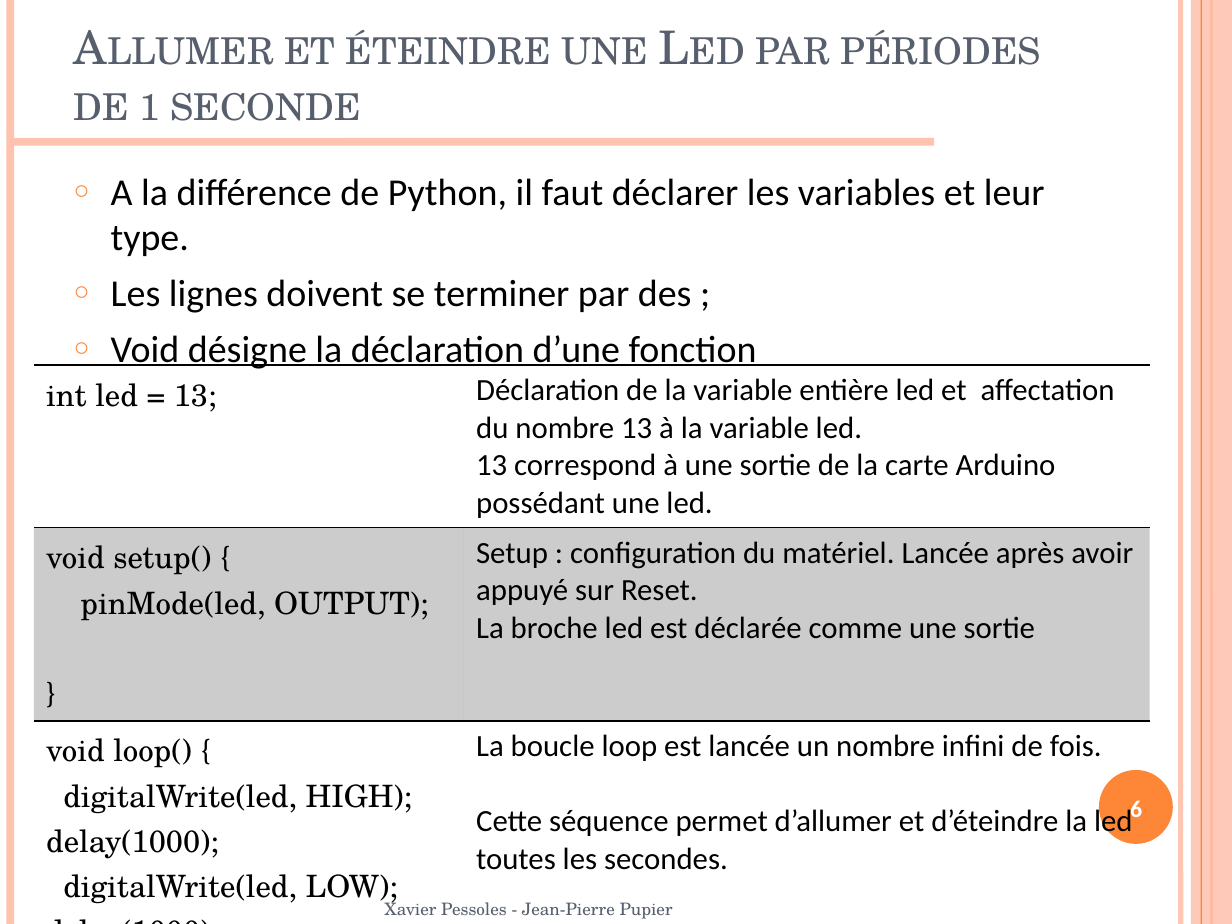
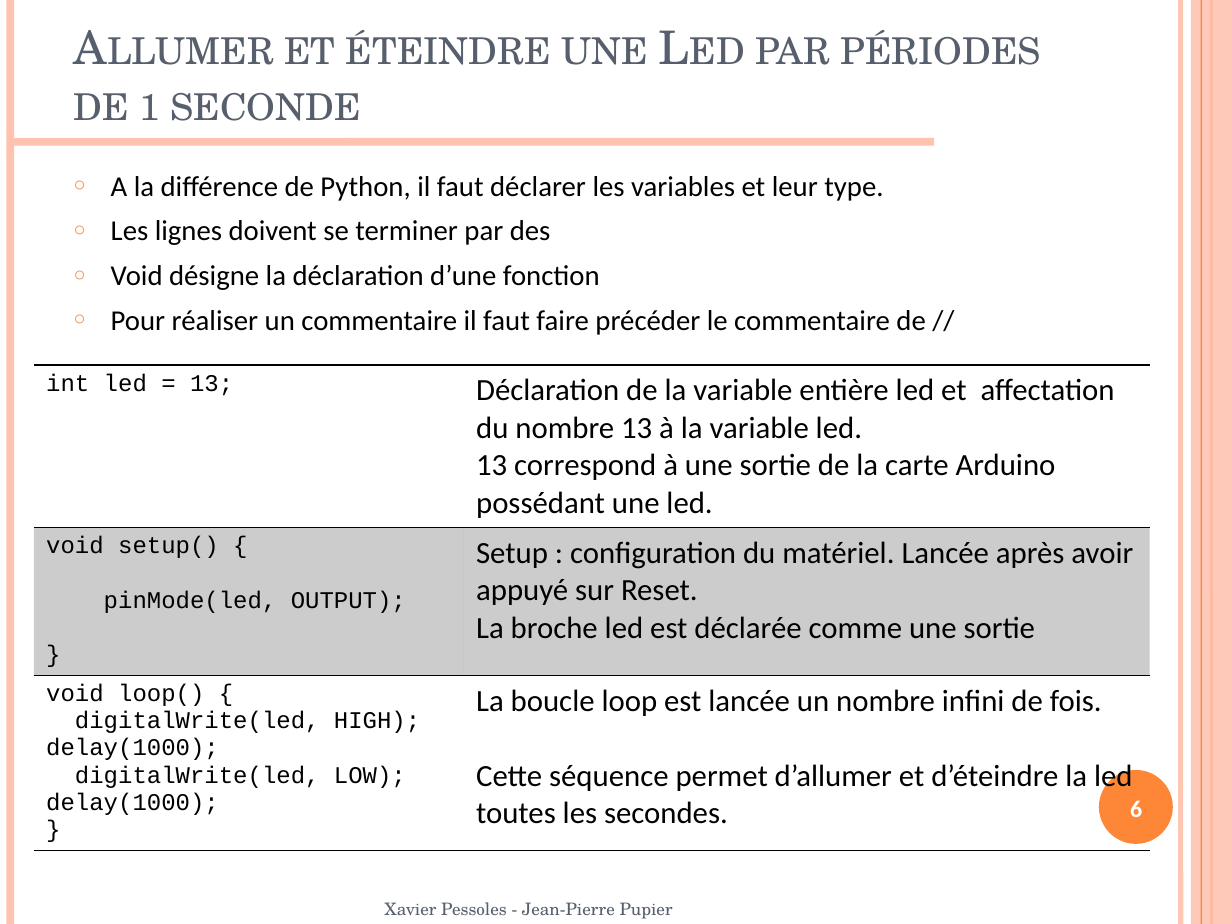
Before and after one commit to xpessoles/TP_Documents, a slide deck: slide 6 of Arduino/TP_Arduino.pptx. Drawn at 1232x924 pixels with LibreOffice and Linux fonts; fonts in the diff are those of the drawing; background and template pictures are left out. Boxes give left, top, right and bottom in pixels: in the first picture for what was removed or moved away, otherwise in the second. Text is boxed around its words. In the diff, an @@ line names an element or a change of style, - is before the commit and + after.

```diff
--- a/Arduino/TP_Arduino.pptx
+++ b/Arduino/TP_Arduino.pptx
@@ text at (111,176,883,290): size 22.2 to 16.8 pt in "A la différence de Python, il faut ...", "Void désigne la déclaration d’une fonction" @@
@@ text at (111,220,551,245): text changed; size 22.2 to 16.8 pt @@
-○ Les lignes doivent se terminer par des ;
+○ Les lignes doivent se terminer par des
@@ text at (111,310,925,335): paragraph added @@
+○ Pour réaliser un commentaire il faut faire précéder le commentaire de //
@@ table at (34,365,1151,833) @@
@@ size 18 to 14 pt, font TeX Gyre Schola to Courier New in "int led = 13;", "void setup() {", "pinMode(led, OUTPUT);", "}" and 4 more places @@
```
Also in this commit, not shown: 5 other slides changed, 1 slide added, 2 slides removed, 2 other files.
